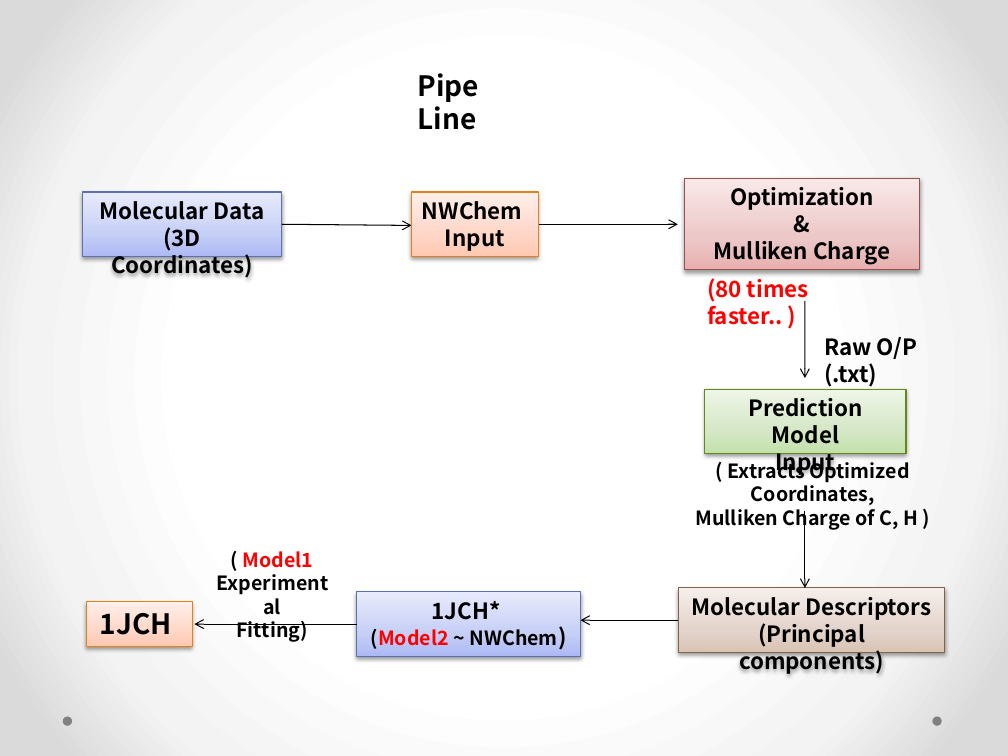
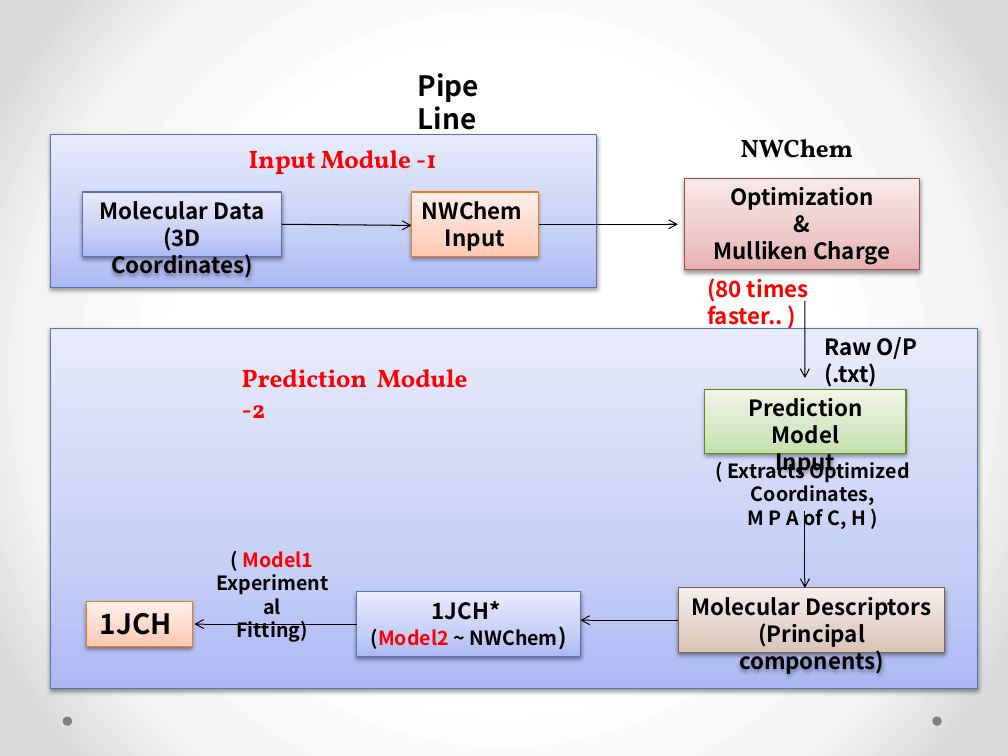
Before and after one commit to CS76/1JCH, a slide deck: slide 34 of Data/ProjectPresentation.pptx (slide 25 before the commit). Drawn at 1008x756 pixels with LibreOffice and Linux fonts; fonts in the diff are those of the drawing. Boxes give left, top, right and bottom in pixels: in the first picture for what was removed or moved away, otherwise in the second. Text is boxed around its words. In the diff, an @@ line names an element or a change of style, - is before the commit and + after.

```diff
--- a/Data/ProjectPresentation.pptx
+++ b/Data/ProjectPresentation.pptx
@@ rectangle added at (50, 134, 597, 287), fill gradient #ADBBF6 to #C5CFF8 to #E8ECFD, outline #5C72B2 0.75 pt @@
@@ text added at (741, 139, 853, 158), 18 pt, text #000000, bold @@
+NWChem
@@ text added at (249, 150, 437, 174), 18 pt, text #FF0000, bold @@
+Input Module -1
@@ rectangle added at (50, 329, 978, 688), fill gradient #ADBBF6 to #C5CFF8 to #E8ECFD, outline #5C72B2 0.75 pt @@
@@ text added at (242, 369, 467, 418), 18 pt, text #FF0000, bold @@
+Prediction Module -2
@@ text at (748, 509, 866, 530): text changed @@
-Mulliken Charge of C, H )
+M P A of C, H )
```
Also in this commit, not shown: 2 other slides changed, 10 slides added, 7 other files.
